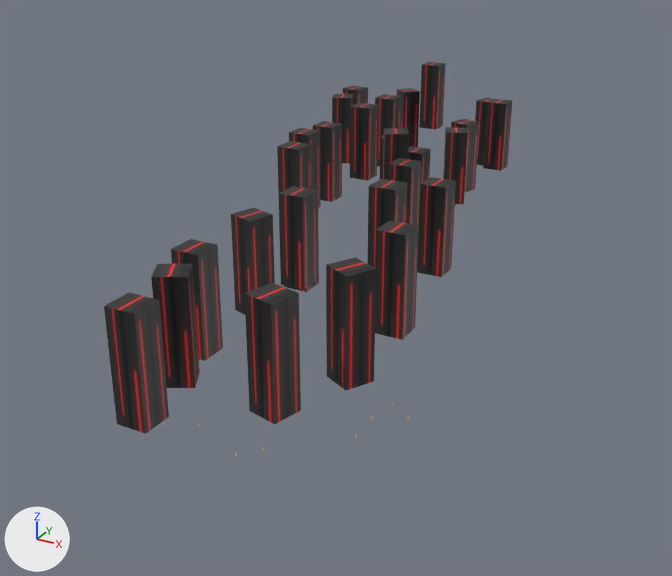
The glTF model levels/bedw/2/Decoration.glb: old version first, new version second.
Rendered twice from a camera (50 mm lens) standing at (620.0, -1516.0, 436.0) and looking at (76.0, -525.0, -60.0). Arrows for +X, +Y and +Z are at lower left; the lights stay in place. Where no turn or scale is listed for an object, it has been applied to the vertices.

Script lines for the objects in view, before the commit:
```python
me_cube_018 = bpy.data.meshes.new('Cube.018')
me_cube_018.from_pydata(...)  # a box spanning x -16.6..16.6, y -16.2..16.2, z -58.3..58.3
me_cube_018.materials.append(mat_material_002)  # picture img_floor_robot_dark
me_cube_019 = bpy.data.meshes.new('Cube.019')
me_cube_019.from_pydata(...)  # a box spanning x -16.6..16.6, y -16.2..16.2, z -58.3..58.3
me_cube_019.materials.append(mat_material_002)  # picture img_floor_robot_dark
me_cube_027 = bpy.data.meshes.new('Cube.027')
me_cube_027.from_pydata(...)  # a box spanning x -16.6..16.6, y -16.2..16.2, z -58.3..58.3
me_cube_027.materials.append(mat_material_002)  # picture img_floor_robot_dark
ob_cube_018 = bpy.data.objects.new('Cube.018', me_cube_018)
ob_cube_018.location = (-68.0, -291.0, 34.0)
ob_cube_019 = bpy.data.objects.new('Cube.019', me_cube_019)
ob_cube_019.location = (-49.0, -206.0, 49.0)
ob_cube_027 = bpy.data.objects.new('Cube.027', me_cube_027)
ob_cube_027.location = (118.0, -965.0, 46.0)
# also in view: 'Cube.022' at (243.0, -700.0, 52.0); 'Cube.026' at (220.0, -902.0, 52.0); 'Cube.011' at (121.0, -418.0, 32.0); 'Cube.012' at (202.0, -496.0, 38.0); 'Cube.021' at (-155.0, -80.0, 30.0)
```
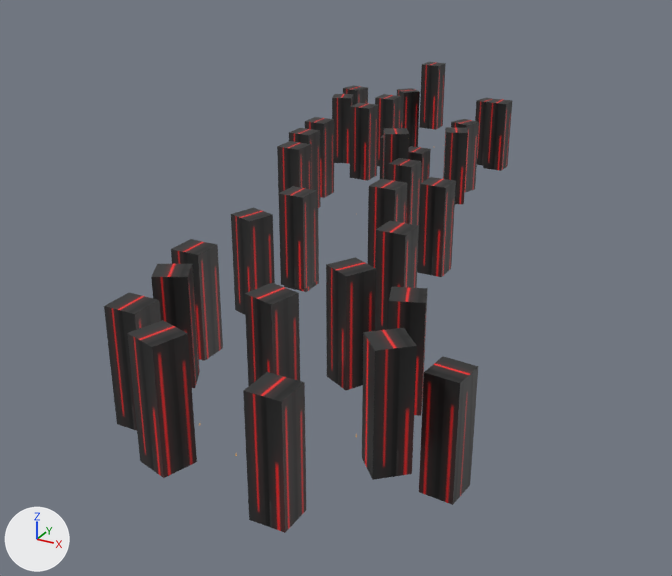
Edits to the bpy script that builds the scene:
```text
Add me_cube_040:
    me_cube_040.from_pydata(...)  # 8 vertices, 12 faces; spans x -21.3..21.3, y -21.1..21.1, z -58.3..58.3
    me_cube_040.materials.append(mat_material_002)  # picture img_floor_robot_dark
Add me_cube_039:
    me_cube_039.from_pydata(...)  # 8 vertices, 12 faces; spans x -17.5..17.5, y -17.9..17.9, z -58.3..58.3
    me_cube_039.materials.append(mat_material_002)  # picture img_floor_robot_dark
Add me_cube_038:
    me_cube_038.from_pydata(...)  # 8 vertices, 12 faces; spans x -23.2..23.2, y -23.2..23.2, z -58.3..58.3
    me_cube_038.materials.append(mat_material_002)  # picture img_floor_robot_dark
Add me_cube_036:
    me_cube_036.from_pydata(...)  # 8 vertices, 12 faces; spans x -20.6..20.6, y -20.3..20.3, z -58.3..58.3
    me_cube_036.materials.append(mat_material_002)  # picture img_floor_robot_dark
Change ob_cube_018:
    ob_cube_018.location: (-68.0, -291.0, 34.0) -> (-79.0, -296.0, 41.0)
Add ob_cube_038:
    ob_cube_038 = bpy.data.objects.new('Cube.038', me_cube_040)
    ob_cube_038.location = (305.0, -805.0, 31.0)
Add ob_cube_037:
    ob_cube_037 = bpy.data.objects.new('Cube.037', me_cube_039)
    ob_cube_037.location = (381.0, -886.0, 13.0)
Add ob_cube_036:
    ob_cube_036 = bpy.data.objects.new('Cube.036', me_cube_038)
    ob_cube_036.location = (346.0, -931.0, 52.0)
Add ob_cube_035:
    ob_cube_035 = bpy.data.objects.new('Cube.035', me_cube_027.copy())  # the mesh of ob_cube_027
    ob_cube_035.location = (288.0, -1007.0, 32.0)
Add ob_cube_034:
    ob_cube_034 = bpy.data.objects.new('Cube.034', me_cube_036)
    ob_cube_034.location = (192.0, -1021.0, 59.0)
```

Where the change shows, as pixel boxes [x1, y1, x2, y2] in the pictures (672 x 576 px):
'Cube.035', added: after [243, 372, 306, 533]
'Cube.034', added: after [127, 320, 197, 478]
'Cube.036', added: after [362, 328, 417, 480]
'Cube.037', added: after [419, 356, 478, 505]
'Cube.038', added: after [388, 287, 428, 416]
'Cube.018', moved: before [313, 121, 342, 202]; after [305, 117, 334, 198]
